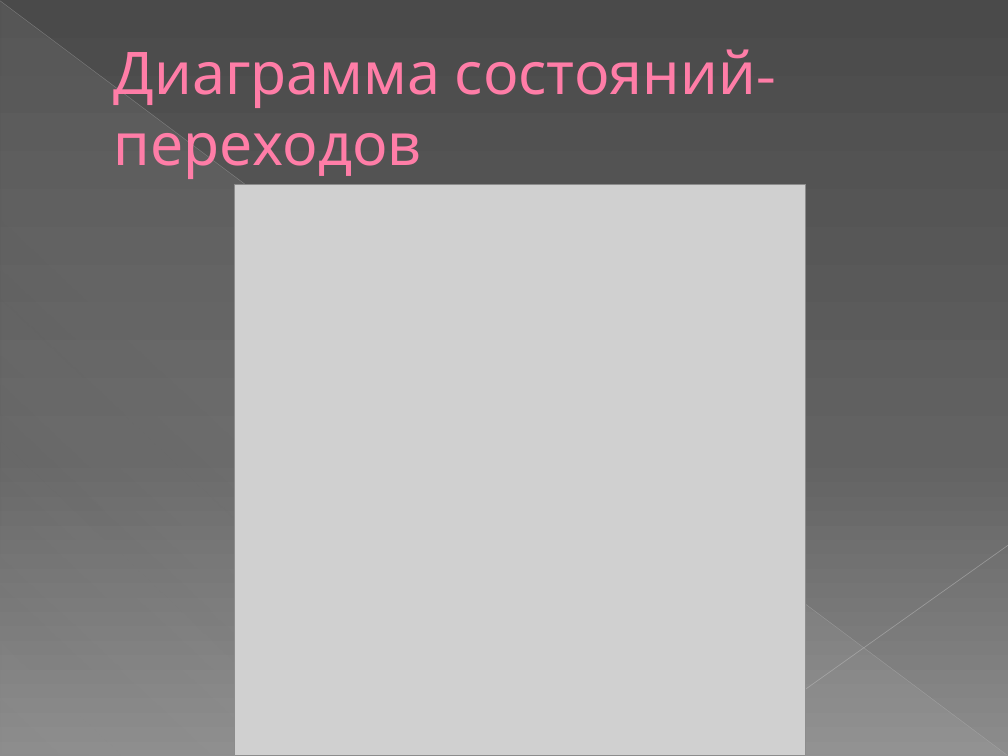
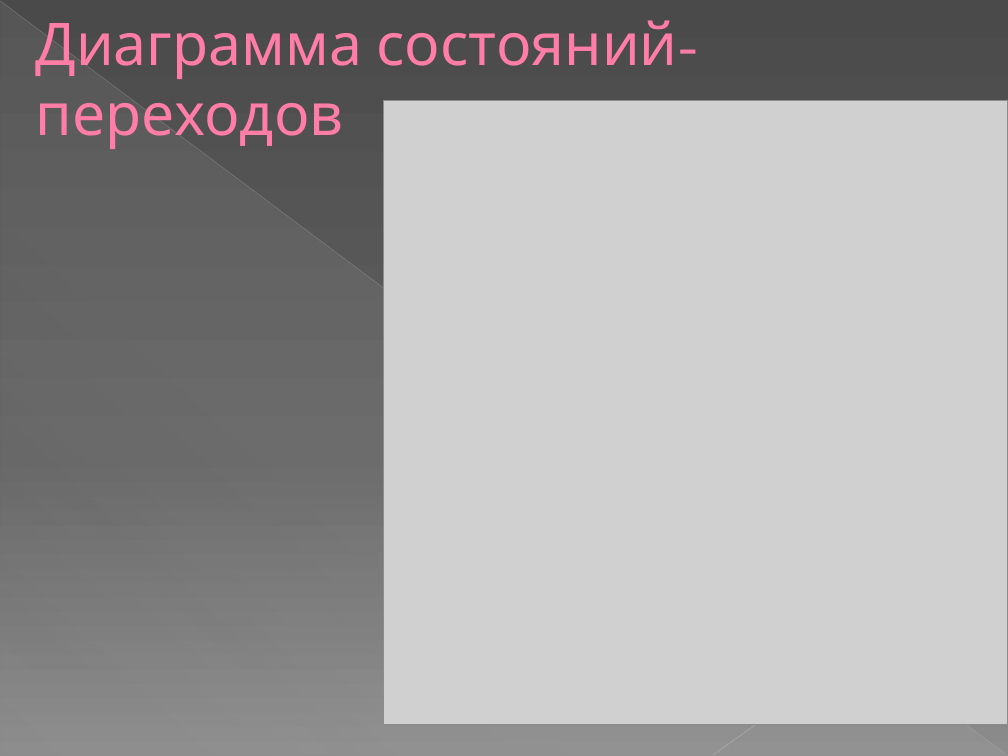
Before and after one commit to SyrtcevVadim/MyCivilization, a slide deck: slide 7 of Documentation/ПрезентацияTurnBasedStrategy.pptx. Drawn at 1008x756 pixels with LibreOffice and Linux fonts; fonts in the diff are those of the drawing; grey boxes stand for pictures. Boxes give left, top, right and bottom in pixels: in the first picture for what was removed or moved away, otherwise in the second. Text is boxed around its words. In the diff, an @@ line names an element or a change of style, - is before the commit and + after.

```diff
--- a/Documentation/ПрезентацияTurnBasedStrategy.pptx
+++ b/Documentation/ПрезентацияTurnBasedStrategy.pptx
@@ title "Диаграмма состояний-переходов": place and size @@
-title "Диаграмма состояний-переходов" at (114, 49, 756, 179)
+title "Диаграмма состояний-переходов" at (36, 20, 678, 149)
@@ picture: place and size @@
-picture at (234, 184, 805, 756)
+picture at (384, 100, 1008, 724)
```
Also in this commit, not shown: 4 other slides changed, 48 other files.
